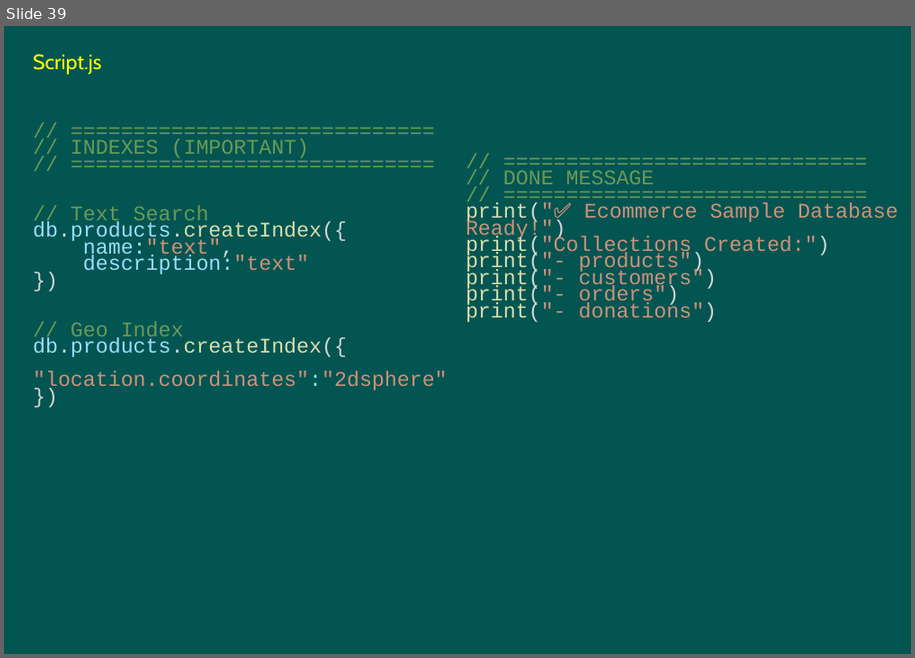
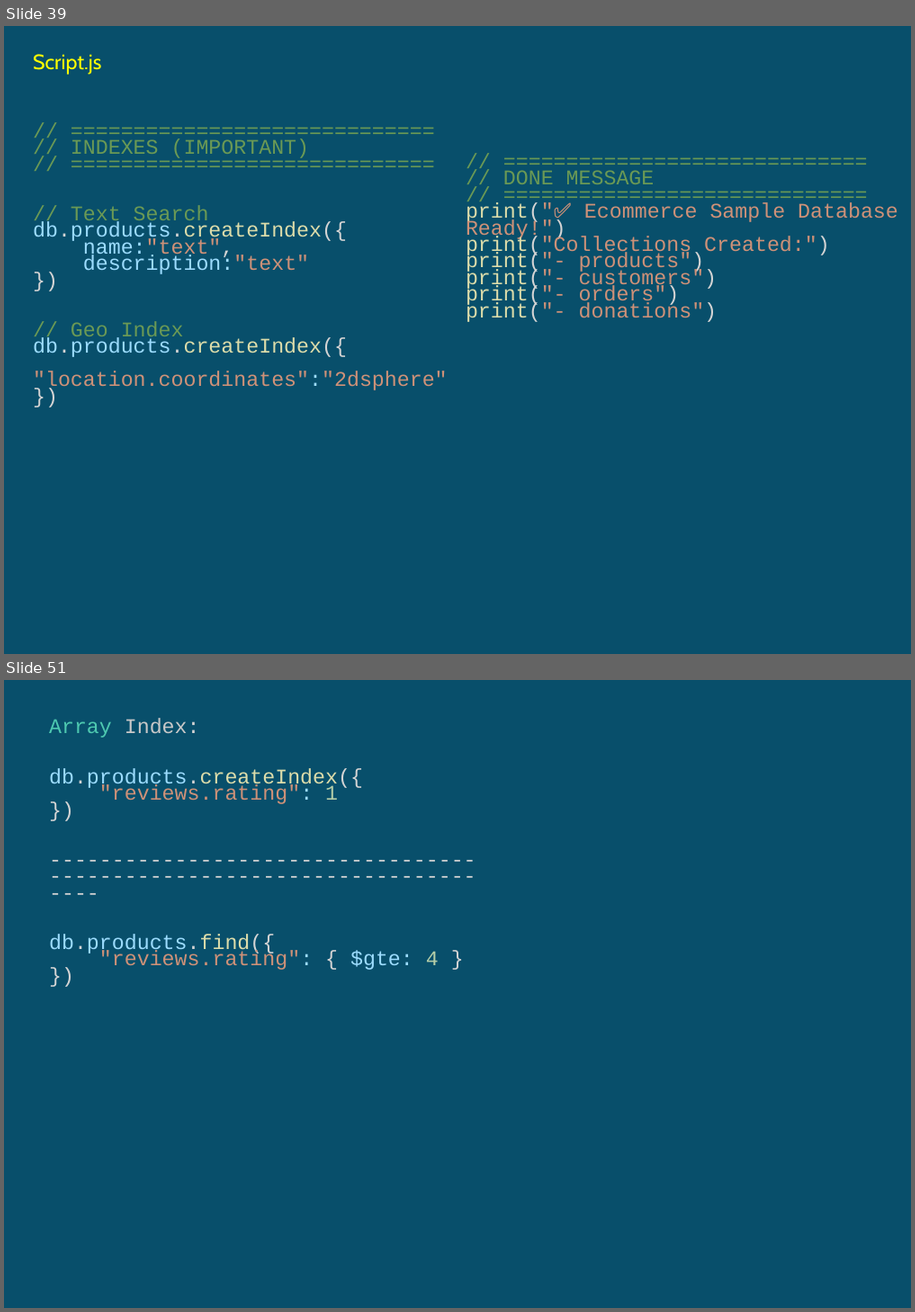
Before and after one commit to umalavanya/FullStackDevelopement_JavaSpring_SQL_ReactProjects, a slide deck: UmaTeachingMaterial/MongoDB-Intellipaat-live-class-handson.pptx. Shown one above the other, each under a label of ours: slide 39 before the commit, slides 39 and 51 after it; the slides between them are not shown. The pictures are 915x658 and 915x1312 pixels, drawn with LibreOffice and Linux fonts; fonts in the diff are those of the drawing. Boxes give left, top, right and bottom in pixels: in the first picture for what was removed or moved away, otherwise in the second. Text is boxed around its words. In the diff, an @@ line names an element or a change of style, - is before the commit and + after.

```diff
--- a/UmaTeachingMaterial/MongoDB-Intellipaat-live-class-handson.pptx
+++ b/UmaTeachingMaterial/MongoDB-Intellipaat-live-class-handson.pptx
@@ slide 51 added at (4, 680, 911, 1308), background #084F6A @@
@@ text added at (49, 719, 439, 970), 18 pt, text #D4D4D4 @@
+Array Index:
+db.products.createIndex({
+"reviews.rating": 1
+})
+------------------------------------------------------------------------
+db.products.find({
+"reviews.rating": { $gte: 4 }
+})
@@ slide 39 changed as well @@
@@ background #035552 to #084F6A @@
```
Also in this commit, not shown: 37 other slides changed, 95 other slides added, 96 slides removed, 1 other file.
